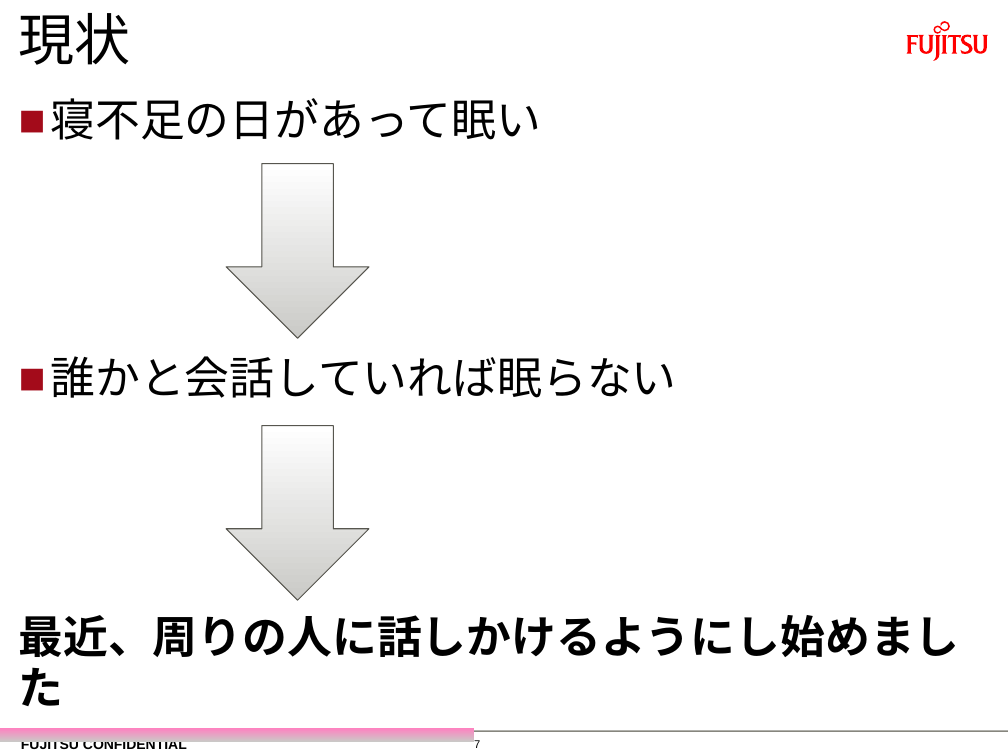
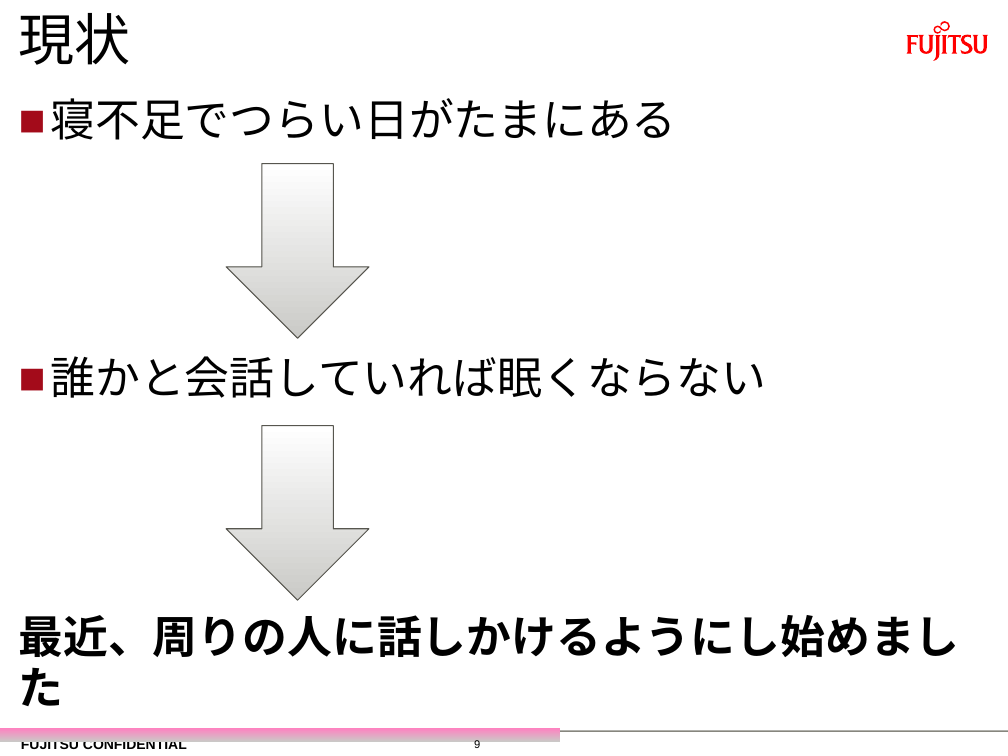
Before and after one commit to yuridonus/FEstudy, a slide deck: slide 10 of 部会発表_鈴木.pptm (slide 8 before the commit). Drawn at 1008x756 pixels with LibreOffice and Linux fonts; fonts in the diff are those of the drawing; background and template pictures are left out. Boxes give left, top, right and bottom in pixels: in the first picture for what was removed or moved away, otherwise in the second. Text is boxed around its words. In the diff, an @@ line names an element or a change of style, - is before the commit and + after.

```diff
--- a/部会発表_鈴木.pptm
+++ b/部会発表_鈴木.pptm
@@ text at box(51, 98, 767, 398): text changed @@
-■ 寝不足の日があって眠い
-■ 誰かと会話していれば眠らない
+■ 寝不足でつらい日がたまにある
+■ 誰かと会話していれば眠くならない
@@ rectangle: place and size @@
-rectangle at box(0, 728, 475, 742)
+rectangle at box(0, 728, 560, 742)
@@ page number at box(474, 740, 480, 751): text changed @@
-7
+9
```
Also in this commit, not shown: 14 other slides changed, 1 slide added, 1 other file.
